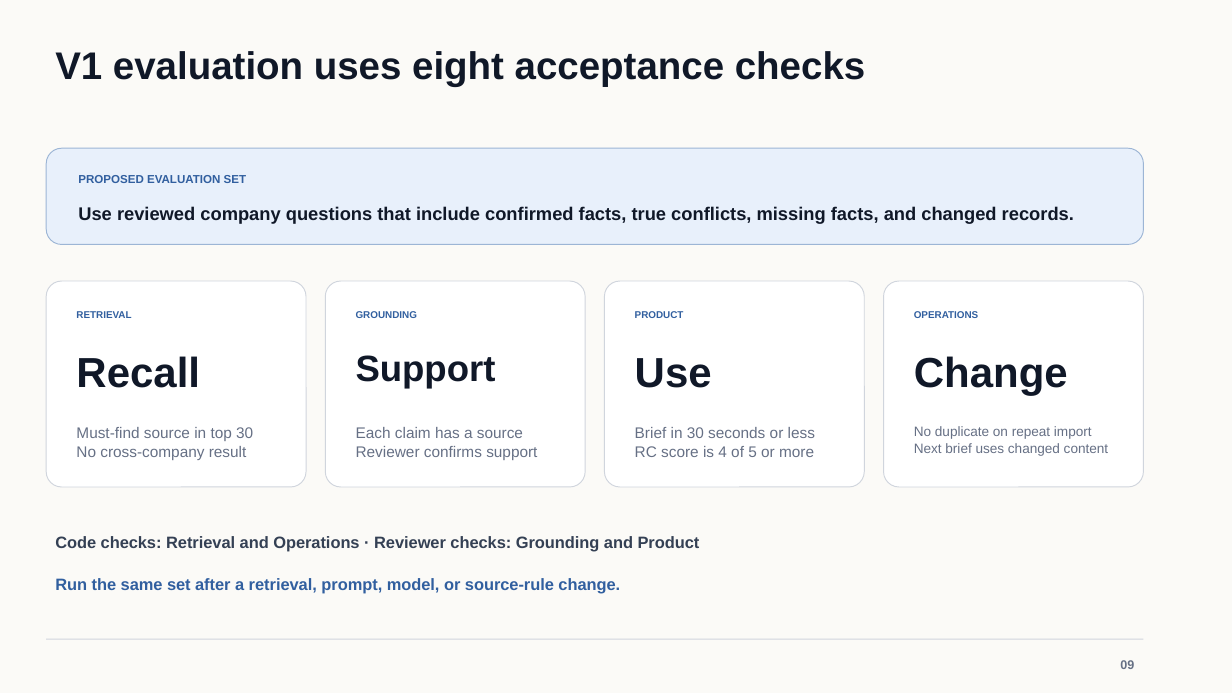
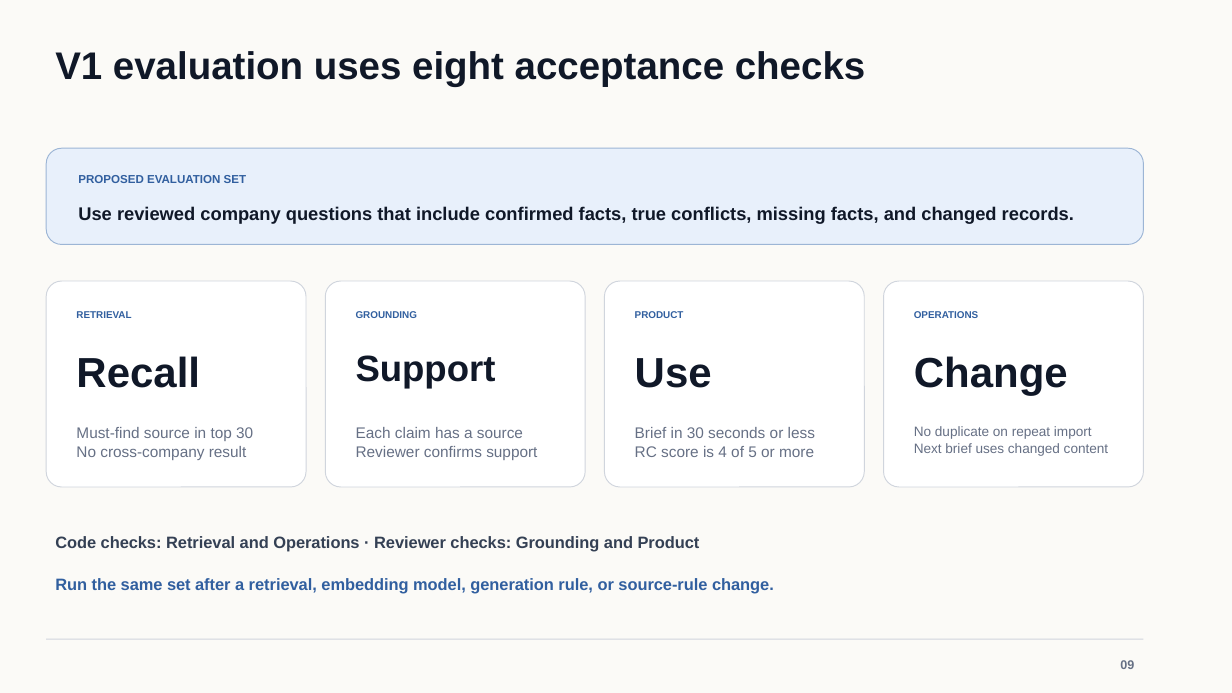
Before and after one commit to osuthorpe/LENS-POC, a slide deck: slide 9 of docs/AVIC-Portfolio-Intelligence-Brief.pptx. Drawn at 1232x693 pixels with LibreOffice and Linux fonts; fonts in the diff are those of the drawing. Boxes give left, top, right and bottom in pixels: in the first picture for what was removed or moved away, otherwise in the second. Text is boxed around its words. In the diff, an @@ line names an element or a change of style, - is before the commit and + after.

Commit message:
Use OpenAI embeddings for retrieval

```diff
--- a/docs/AVIC-Portfolio-Intelligence-Brief.pptx
+++ b/docs/AVIC-Portfolio-Intelligence-Brief.pptx
@@ text at [55, 578, 774, 594]: text changed @@
-Run the same set after a retrieval, prompt, model, or source-rule change.
+Run the same set after a retrieval, embedding model, generation rule, or source-rule change.
```
Also in this commit, not shown: 7 other slides changed, 16 other files.
